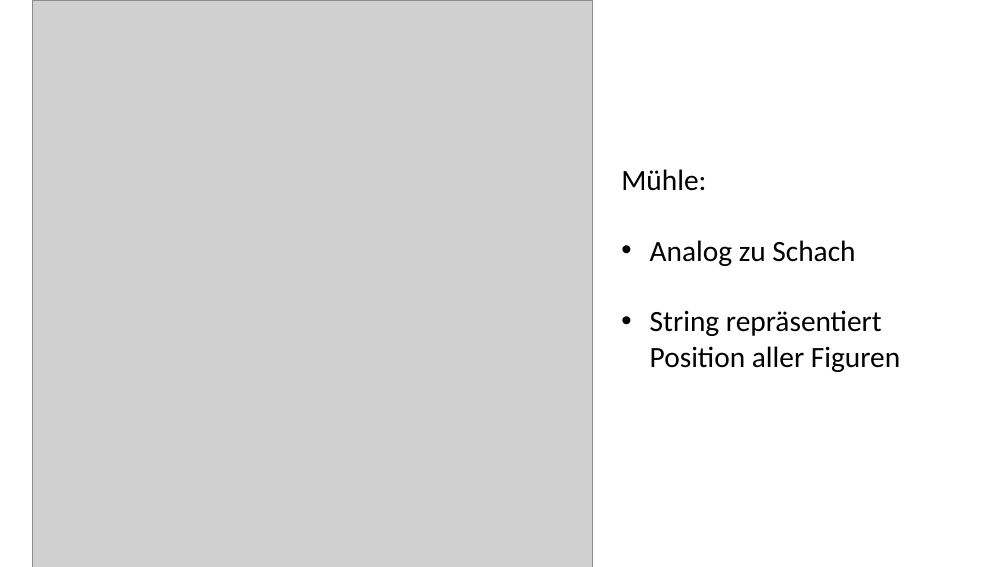
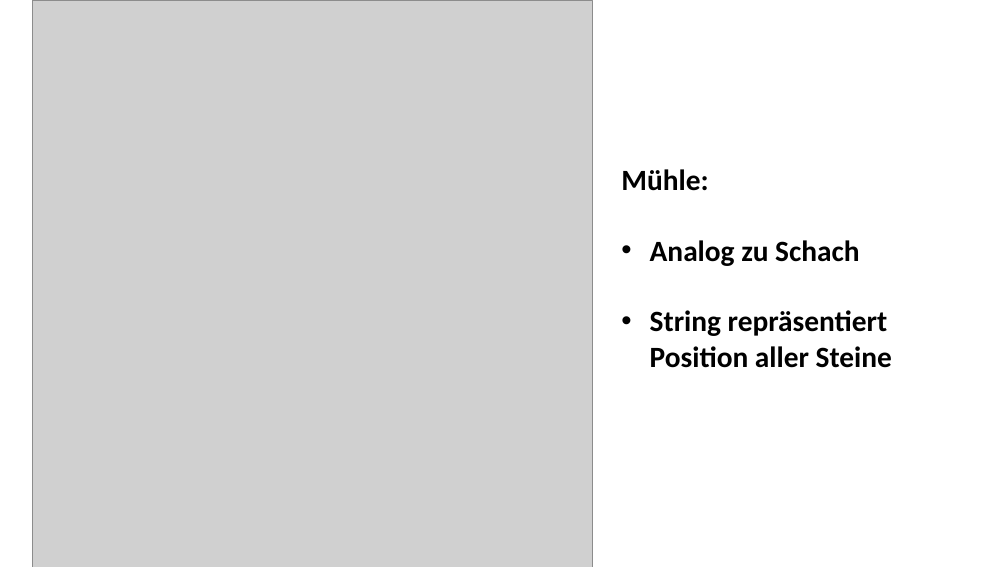
Before and after one commit to spionbruecke/Gava, a slide deck: slide 10 of Präsentation/Präsentation.pptx (slide 11 before the commit). Drawn at 1008x567 pixels with LibreOffice and Linux fonts; fonts in the diff are those of the drawing; grey boxes stand for pictures; background and template pictures are left out. Boxes give left, top, right and bottom in pixels: in the first picture for what was removed or moved away, otherwise in the second. Text is boxed around its words. In the diff, an @@ line names an element or a change of style, - is before the commit and + after.

```diff
--- a/Präsentation/Präsentation.pptx
+++ b/Präsentation/Präsentation.pptx
@@ text at box(621, 169, 859, 266): bold on in "Mühle:", "Analog zu Schach" @@
@@ text at box(650, 310, 892, 368): text changed; bold on @@
-• String repräsentiert Position aller Figuren
+• String repräsentiert Position aller Steine
```
Also in this commit, not shown: 4 other slides changed, 1 slide removed, 15 other files.
